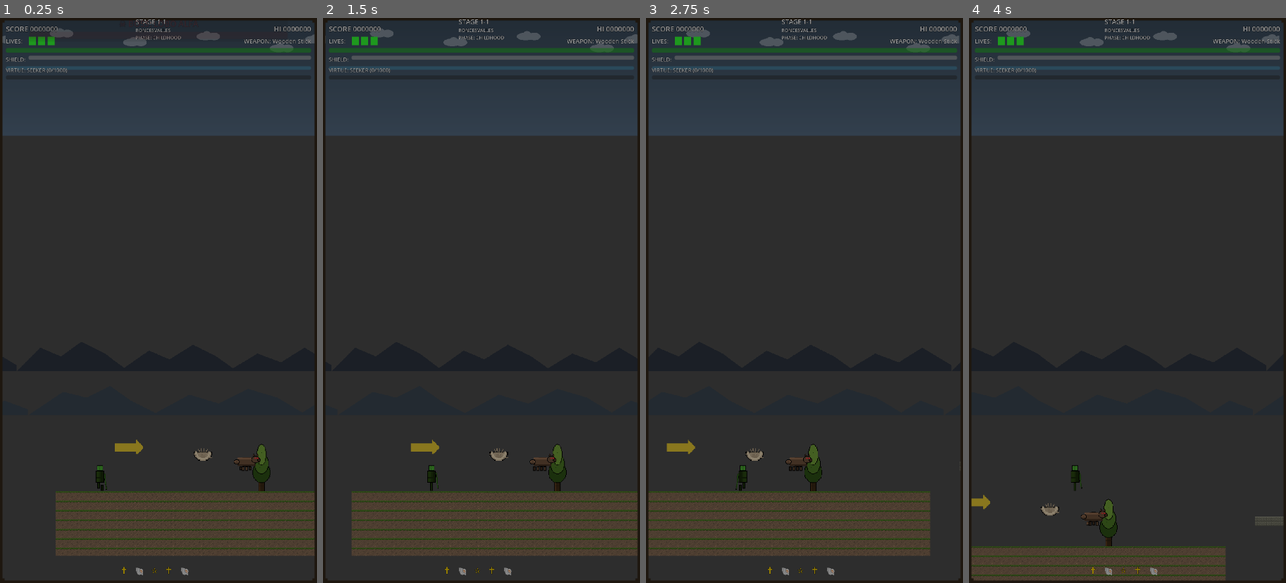
Above: before the commit, frames 1-4 (left to right).
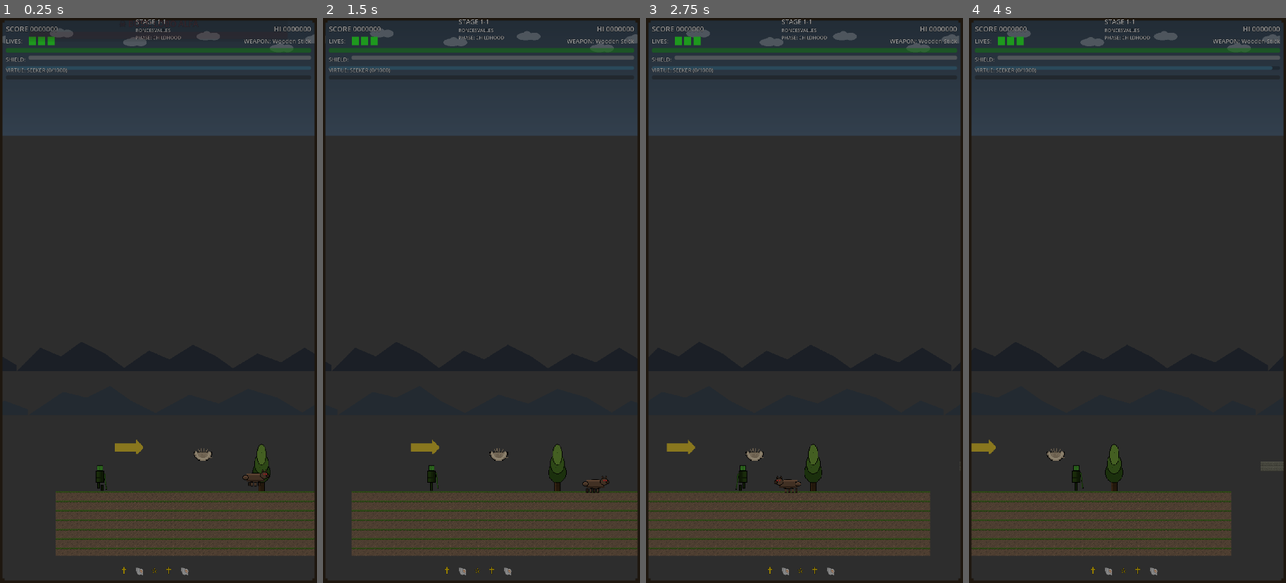
Above: after the commit, the same moments.

Repository: juanrafernandez/pilgrim
Game: Godot game, scene res://scenes/levels/level_01.tscn
Same seed, same stepped clock (60 frames per second), same inputs: the game is played once before the commit and once after it. This scene is started directly instead of the project's main scene.
Inputs:
- Up to frame 1 (0.25 s): no input
- Up to frame 2 (1.5 s): tap Enter (ui_accept) at 0.5 s; hold Q (block) 0.53-1.28 s; hold Right (move_right) from 0.53 s (still down); tap S (attack) at 0.6 s; tap A (jump) at 0.77, 1.07 s; tap Q (block) at 1.35 s
- Up to frame 3 (2.75 s): tap A (jump) at 1.52, 1.55, 1.82, 2.1 s; release Right (move_right) at 2.03 s; hold Left (move_left) from 2.03 s (still down); tap S (attack) at 2.3 s
- Up to frame 4 (4 s): release Left (move_left) at 2.78 s; hold Right (move_right) from 2.78 s (still down); tap S (attack) at 2.85 s; tap A (jump) at 3.02, 3.32, 3.77, 3.8 s; tap Q (block) at 3.05 s; hold Q (block) from 3.53 s (still down)

The runs differ from the first frame. In frame 1, 0.2% of the frame differs, in the area x 73-85%, y 77-83%; in frame 2, 0.1%; in frame 3, 0.1%; in frame 4, 11%, in the area x 0-100%, y 2-100%.
Error before the commit: Parse Error: Identifier "player" not declared in the current scope. (res://scripts/enemies/enemy_wolf.gd:33)

Commit message:
fix(enemies): update child classes for decoupled base class
Updated all enemy subclasses to use the new decoupled Enemy base class:

Changed in all enemy classes:
- `player` → `target`
- `_is_player_in_range()` → `_is_target_in_range()`
- `player_lost.emit()` → `target_lost.emit()`
- Added duck typing checks: `target.has_method("is_dead")`

Files updated:
- enemy_wolf.gd: Updated chase and attack methods
- enemy_cow.gd: Updated idle, patrol, chase, and attack
- enemy_goat.gd: Updated chase, attack, and take_damage
- enemy_knight.gd: Updated chase and attack
- enemy_thief.gd: Updated chase, flee, and attack

This fixes compilation errors after base class refactoring.
All enemies now use generic "target" instead of concrete "Player" type.

Diff:
--- a/scripts/enemies/enemy_cow.gd
+++ b/scripts/enemies/enemy_cow.gd
@@ -68,8 +68,8 @@
 			# Move away from edge slightly
 			velocity.x = (1 if facing_right else -1) * move_speed * 0.3
 
-	# Check for player in range
-	if player and _is_player_in_range(detection_range):
+	# Check for target in range
+	if target and _is_target_in_range(detection_range):
 		change_state(State.CHASE)
 	elif patrol_timer <= 0:
 		change_state(State.PATROL)
@@ -106,38 +106,39 @@
 		patrol_target = Vector2.ZERO
 		change_state(State.IDLE)
 
-	# Check for player
-	if player and _is_player_in_range(detection_range):
+	# Check for target
+	if target and _is_target_in_range(detection_range):
 		change_state(State.CHASE)
 
 
 func _ai_chase(delta: float) -> void:
-	"""Cow runs AWAY from player instead of chasing"""
-	if not player or player.is_dead:
+	"""Cow runs AWAY from target instead of chasing (UPDATED for decoupled base class)"""
+	# Check if target is still valid
+	if not target or (target.has_method("is_dead") and target.is_dead):
 		change_state(State.IDLE)
 		return
 
-	# Check if player is far enough
-	if not _is_player_in_range(detection_range):
-		player = null
+	# Check if target is far enough
+	if not _is_target_in_range(detection_range):
+		target = null
 		change_state(State.PATROL)
 		return
 
-	# Calculate flee direction (AWAY from player)
-	var flee_direction = -sign(player.global_position.x - global_position.x)
+	# Calculate flee direction (AWAY from target)
+	var flee_direction = -sign(target.global_position.x - global_position.x)
 
 	# CRITICAL: Check for edges in FLEE direction (top priority - cow can't jump!)
 	if _check_edge_in_direction(int(flee_direction)):
 		print("%s: Edge ahead while fleeing! Cow is cornered." % name)
 
-		# If cornered between player and edge, stop and face player (prepare to panic)
-		if _is_player_in_range(attack_range * 2.0):
+		# If cornered between target and edge, stop and face target (prepare to panic)
+		if _is_target_in_range(attack_range * 2.0):
 			velocity.x = 0
-			# Face the player
-			facing_right = player.global_position.x > global_position.x
+			# Face the target
+			facing_right = target.global_position.x > global_position.x
 			if sprite:
 				sprite.scale.x = 1.0 if facing_right else -1.0
-			print("%s: Cornered! Stopping and facing player." % name)
+			print("%s: Cornered! Stopping and facing target." % name)
 			return
 		else:
 			# Not too close yet, try moving perpendicular to edge (stay on platform)
@@ -149,8 +150,8 @@
 	velocity.x = flee_direction * chase_speed
 	_update_sprite_direction()
 
-	# If cornered and player too close, panic attack
-	if _is_player_in_range(attack_range * 0.7) and can_attack:
+	# If cornered and target too close, panic attack
+	if _is_target_in_range(attack_range * 0.7) and can_attack:
 		change_state(State.ATTACK)
 
 
--- a/scripts/enemies/enemy_goat.gd
+++ b/scripts/enemies/enemy_goat.gd
@@ -32,38 +32,39 @@
 
 
 func take_damage(amount: int, knockback_direction: Vector2 = Vector2.ZERO) -> void:
-	"""Goat gets pushed back and flees after 2 hits"""
+	"""Goat gets pushed back and flees after 2 hits (UPDATED for decoupled base class)"""
 	hit_count += 1
 
 	# After 2 hits, goat starts fleeing
 	if hit_count >= 2:
 		is_fleeing = true
-		player = null  # Stop tracking player
+		target = null  # Stop tracking target
 		print("%s is fleeing after %d hits!" % [name, hit_count])
 
 	super.take_damage(amount, knockback_direction)
 
 
 func _ai_chase(delta: float) -> void:
-	"""Goat chases aggressively unless fleeing"""
+	"""Goat chases aggressively unless fleeing (UPDATED for decoupled base class)"""
 	# If fleeing, run away
 	if is_fleeing:
 		_ai_flee(delta)
 		return
 
-	if not player or player.is_dead:
+	# Check if target is still valid
+	if not target or (target.has_method("is_dead") and target.is_dead):
 		change_state(State.IDLE)
 		return
 
-	# Check if player is too far
-	if not _is_player_in_range(lose_player_range):
-		player_lost.emit()
-		player = null
+	# Check if target is too far
+	if not _is_target_in_range(lose_player_range):
+		target_lost.emit()
+		target = null
 		change_state(State.PATROL)
 		return
 
 	# Check if in attack range
-	if _is_player_in_range(attack_range) and can_attack:
+	if _is_target_in_range(attack_range) and can_attack:
 		change_state(State.ATTACK)
 		return
 
@@ -71,10 +72,10 @@
 	if _check_edge_ahead():
 		if can_jump and _can_jump_gap():
 			velocity.y = jump_velocity
-			print("%s jumping to attack player" % name)
+			print("%s jumping to attack target" % name)
 
-	# Chase player aggressively
-	var direction = sign(player.global_position.x - global_position.x)
+	# Chase target aggressively
+	var direction = sign(target.global_position.x - global_position.x)
 	velocity.x = direction * chase_speed
 	_update_sprite_direction()
 
@@ -101,10 +102,11 @@
 
 
 func _perform_attack() -> void:
-	"""Goat headbutts player"""
+	"""Goat headbutts target (UPDATED for decoupled base class)"""
 	# Headbutt with forward movement
-	var direction = sign(player.global_position.x - global_position.x)
-	velocity.x = direction * 300.0
+	if target:
+		var direction = sign(target.global_position.x - global_position.x)
+		velocity.x = direction * 300.0
 
 	super._perform_attack()
-	print("%s headbutted player!" % name)
+	print("%s headbutted target!" % name)
--- a/scripts/enemies/enemy_knight.gd
+++ b/scripts/enemies/enemy_knight.gd
@@ -62,20 +62,21 @@
 
 
 func _ai_chase(delta: float) -> void:
-	"""Knight chases methodically"""
-	if not player or player.is_dead:
+	"""Knight chases methodically (UPDATED for decoupled base class)"""
+	# Check if target is still valid
+	if not target or (target.has_method("is_dead") and target.is_dead):
 		change_state(State.IDLE)
 		return
 
-	# Check if player is too far
-	if not _is_player_in_range(lose_player_range):
-		player_lost.emit()
-		player = null
+	# Check if target is too far
+	if not _is_target_in_range(lose_player_range):
+		target_lost.emit()
+		target = null
 		change_state(State.PATROL)
 		return
 
 	# Check if in attack range and not guarding
-	if _is_player_in_range(attack_range) and can_attack and knight_state == KnightState.ATTACKING:
+	if _is_target_in_range(attack_range) and can_attack and knight_state == KnightState.ATTACKING:
 		change_state(State.ATTACK)
 		return
 
@@ -84,22 +85,23 @@
 		if can_jump and _can_jump_gap():
 			velocity.y = jump_velocity
 
-	# Move towards player (slower when guarding)
-	var direction = sign(player.global_position.x - global_position.x)
+	# Move towards target (slower when guarding)
+	var direction = sign(target.global_position.x - global_position.x)
 	var speed = chase_speed if knight_state == KnightState.ATTACKING else chase_speed * 0.5
 	velocity.x = direction * speed
 	_update_sprite_direction()
 
 
 func _perform_attack() -> void:
-	"""Knight's powerful sword slash"""
+	"""Knight's powerful sword slash (UPDATED for decoupled base class)"""
 	# Can only attack when not guarding
 	if knight_state == KnightState.GUARDING:
 		return
 
 	# Heavy sword swing with knockback
-	var direction = sign(player.global_position.x - global_position.x)
-	velocity.x = direction * 150.0  # Small lunge forward
+	if target:
+		var direction = sign(target.global_position.x - global_position.x)
+		velocity.x = direction * 150.0  # Small lunge forward
 
 	super._perform_attack()
 	print("%s slashed with sword!" % name)
--- a/scripts/enemies/enemy_thief.gd
+++ b/scripts/enemies/enemy_thief.gd
@@ -44,25 +44,26 @@
 
 
 func _ai_chase(delta: float) -> void:
-	"""Chase player to steal, then flee"""
+	"""Chase target to steal, then flee (UPDATED for decoupled base class)"""
 	# If fleeing, run away
 	if is_fleeing:
 		_ai_flee(delta)
 		return
 
-	if not player or player.is_dead:
+	# Check if target is still valid
+	if not target or (target.has_method("is_dead") and target.is_dead):
 		change_state(State.IDLE)
 		return
 
-	# Check if player is too far (unless already stolen)
-	if not has_stolen_item and not _is_player_in_range(lose_player_range):
-		player_lost.emit()
-		player = null
+	# Check if target is too far (unless already stolen)
+	if not has_stolen_item and not _is_target_in_range(lose_player_range):
+		target_lost.emit()
+		target = null
 		change_state(State.PATROL)
 		return
 
 	# Check if in steal range
-	if _is_player_in_range(attack_range) and can_attack and not has_stolen_item:
+	if _is_target_in_range(attack_range) and can_attack and not has_stolen_item:
 		change_state(State.ATTACK)
 		return
 
@@ -72,19 +73,19 @@
 			velocity.y = jump_velocity
 			print("%s jumping to chase/flee" % name)
 
-	# Move towards or away from player
-	var direction = sign(player.global_position.x - global_position.x)
+	# Move towards or away from target
+	var direction = sign(target.global_position.x - global_position.x)
 	if not is_fleeing:
-		# Chase player
+		# Chase target
 		velocity.x = direction * chase_speed
 	_update_sprite_direction()
 
 
 func _ai_flee(delta: float) -> void:
-	"""Flee with stolen item"""
-	# Run away from player
-	if player:
-		var direction = -sign(player.global_position.x - global_position.x)
+	"""Flee with stolen item (UPDATED for decoupled base class)"""
+	# Run away from target
+	if target:
+		var direction = -sign(target.global_position.x - global_position.x)
 		velocity.x = direction * chase_speed * 1.3  # Run even faster when fleeing
 		_update_sprite_direction()
 
@@ -94,25 +95,25 @@
 			velocity.y = jump_velocity
 
 	# If far enough, disappear (escaped)
-	if player and global_position.distance_to(player.global_position) > 800:
+	if target and global_position.distance_to(target.global_position) > 800:
 		print("%s escaped with stolen item!" % name)
 		_escape()
 
 
 func _perform_attack() -> void:
-	"""Steal item from player"""
-	if player and _is_player_in_range(attack_range) and not has_stolen_item:
+	"""Steal item from target (UPDATED for decoupled base class)"""
+	if target and target.has_method("take_damage") and _is_target_in_range(attack_range) and not has_stolen_item:
 		# Steal item (TODO: implement inventory system)
 		has_stolen_item = true
 		steal_timer = 0.0
 
 		# Deal damage during theft
-		var knockback = Vector2(sign(player.global_position.x - global_position.x) * 150, -200)
-		player.take_damage(attack_damage, knockback, self)
+		var knockback = Vector2(sign(target.global_position.x - global_position.x) * 150, -200)
+		target.take_damage(attack_damage, knockback, self)
 
-		print("%s stole item from player!" % name)
+		print("%s stole item from target!" % name)
 
-		attacked.emit(player)
+		attacked.emit(target)
 
 
 func _start_fleeing() -> void:
--- a/scripts/enemies/enemy_wolf.gd
+++ b/scripts/enemies/enemy_wolf.gd
@@ -29,20 +29,21 @@
 
 
 func _ai_chase(delta: float) -> void:
-	"""Wolf is more aggressive in chase"""
-	if not player or player.is_dead:
+	"""Wolf is more aggressive in chase (UPDATED for decoupled base class)"""
+	# Check if target is still valid
+	if not target or (target.has_method("is_dead") and target.is_dead):
 		change_state(State.IDLE)
 		return
 
 	# Wolves don't give up easily
-	if not _is_player_in_range(lose_player_range):
-		player_lost.emit()
-		player = null
+	if not _is_target_in_range(lose_player_range):
+		target_lost.emit()
+		target = null
 		change_state(State.PATROL)
 		return
 
 	# Check if in attack range
-	if _is_player_in_range(attack_range) and can_attack:
+	if _is_target_in_range(attack_range) and can_attack:
 		change_state(State.ATTACK)
 		return
 
@@ -50,21 +51,22 @@
 	if _check_edge_ahead():
 		if can_jump and _can_jump_gap():
 			velocity.y = jump_velocity
-			print("%s jumping to chase player" % name)
+			print("%s jumping to chase target" % name)
 
 	# Chase with increased speed when close
-	var distance_to_player = global_position.distance_to(player.global_position)
-	var speed_multiplier = 1.2 if distance_to_player < 200 else 1.0
+	var distance_to_target = global_position.distance_to(target.global_position)
+	var speed_multiplier = 1.2 if distance_to_target < 200 else 1.0
 
-	var direction = sign(player.global_position.x - global_position.x)
+	var direction = sign(target.global_position.x - global_position.x)
 	velocity.x = direction * chase_speed * speed_multiplier
 	_update_sprite_direction()
 
 
 func _perform_attack() -> void:
-	"""Wolf lunges at player"""
-	# Lunge forward
-	var direction = sign(player.global_position.x - global_position.x)
-	velocity.x = direction * 400.0  # Lunge speed
+	"""Wolf lunges at target (UPDATED for decoupled base class)"""
+	# Lunge forward only if target exists
+	if target:
+		var direction = sign(target.global_position.x - global_position.x)
+		velocity.x = direction * 400.0  # Lunge speed
 
 	super._perform_attack()
